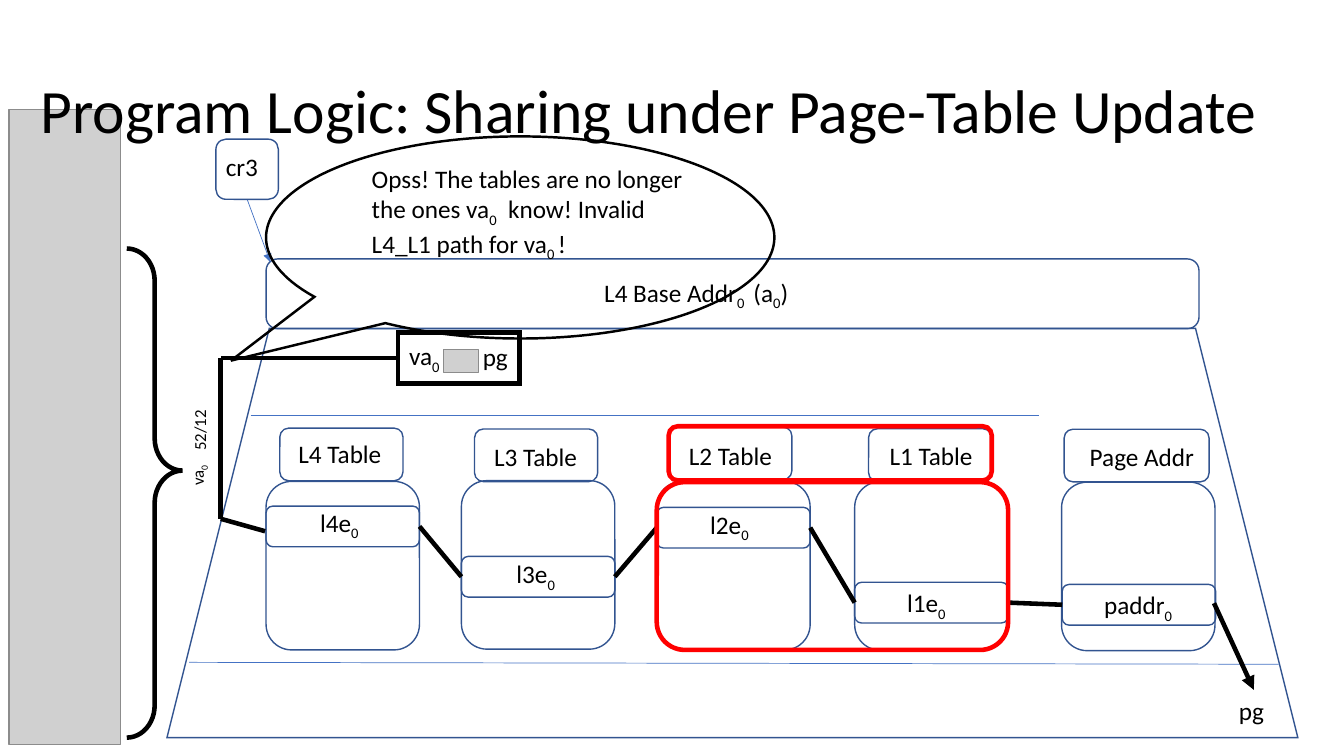
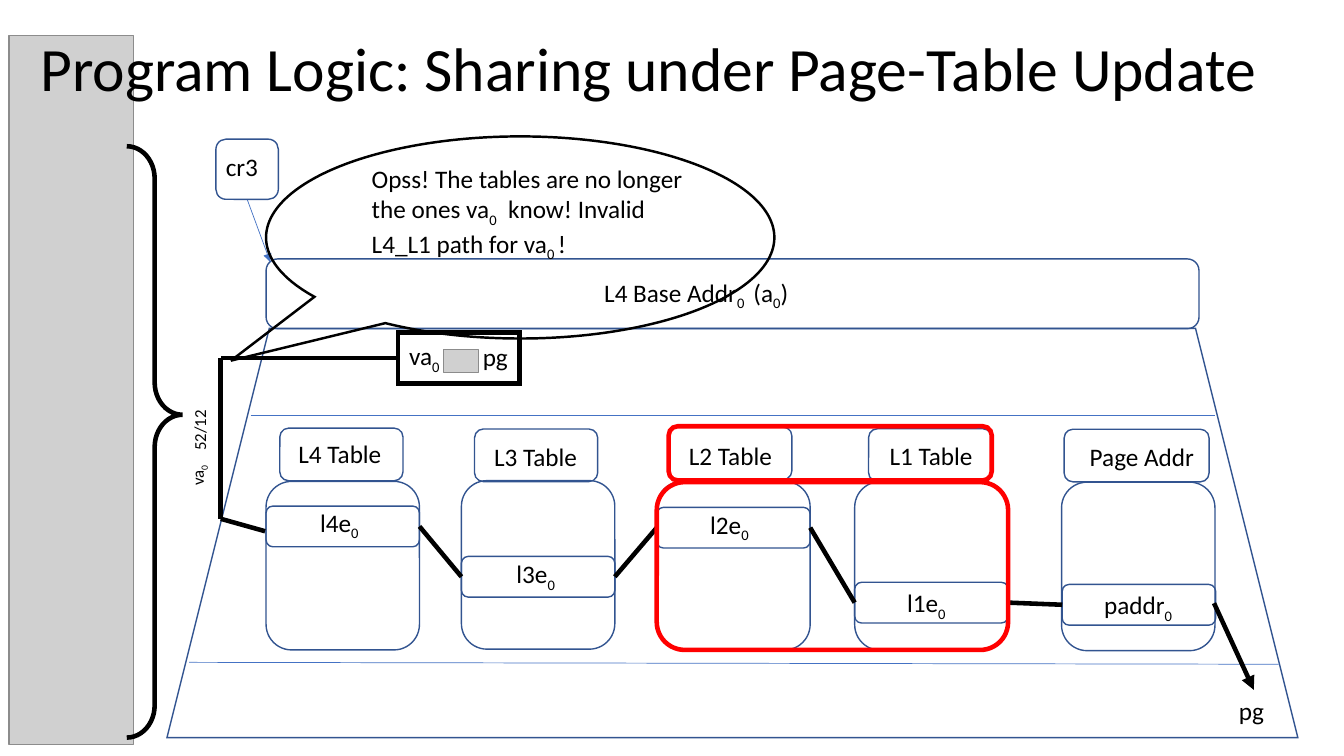
Before and after one commit to Contingent-Systems/vkern_paper, a slide deck: slide 10 of loca_virt_draft.pptx. Drawn at 1344x756 pixels with LibreOffice and Linux fonts; fonts in the diff are those of the drawing; grey boxes stand for pictures. Boxes give left, top, right and bottom in pixels: in the first picture for what was removed or moved away, otherwise in the second. Text is boxed around its words. In the diff, an @@ line names an element or a change of style, - is before the commit and + after.

```diff
--- a/loca_virt_draft.pptx
+++ b/loca_virt_draft.pptx
@@ title "Program Logic: Sharing under Page-Table ..." rewrapped from (40,90,1256,148) to (40,40,1256,106) @@
@@ picture: place and size @@
-picture at (9,109,120,744)
+picture at (9,36,133,745)
@@ right brace: place and size @@
-right brace at (127,249,182,738)
+right brace at (127,146,182,738)
@@ line moved from (251, 415) - (1038, 415) to (251, 415) - (1215, 415) @@
```
Also in this commit, not shown: 1 other slide changed.
